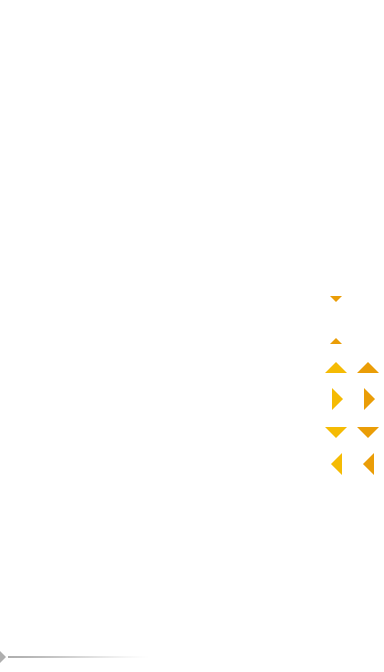
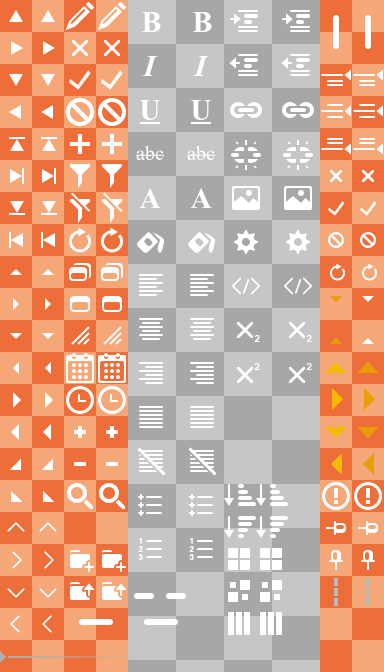
Layer changes from the first 384 x 672 image to the second:
added layer "toolbar drag hover" in group "Widgets 2 copy" over [366, 578, 370, 606]
added layer "toolbar drag" in group "Widgets 2" over [334, 578, 338, 606]
showed "Layer 5 copy" over [224, 0, 320, 672]
showed "Layer 5" over [128, 0, 224, 672]
showed "Layer 4" over [0, 0, 384, 672]
showed "Layer 1" over [0, 0, 384, 672]
